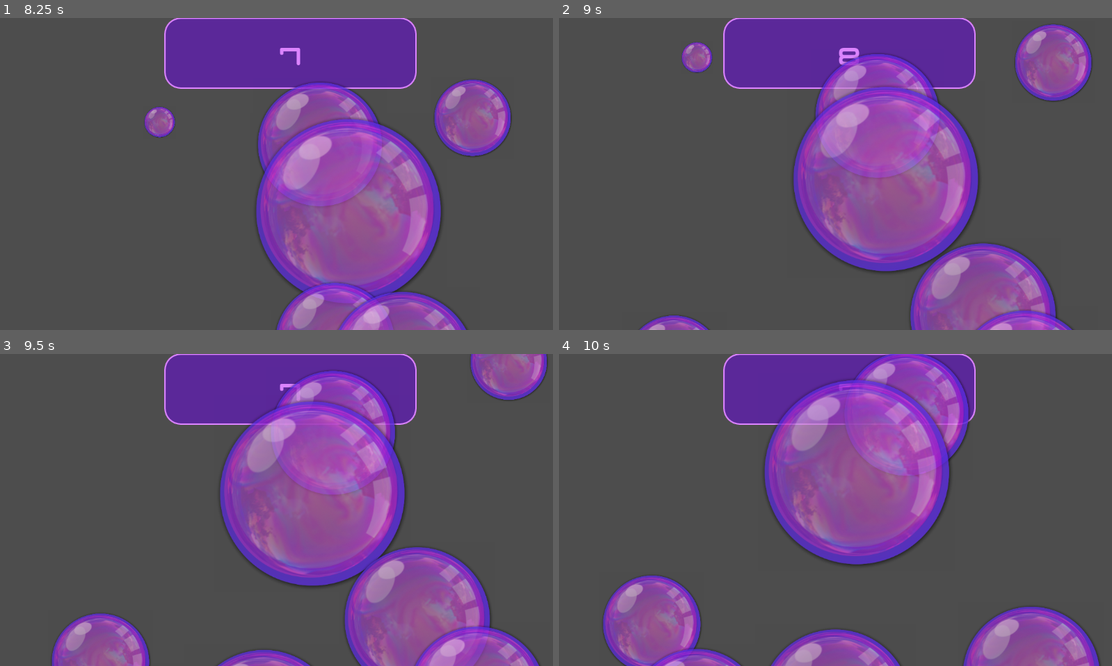
Above: before the commit, frames 1-4 (two rows, left to right).
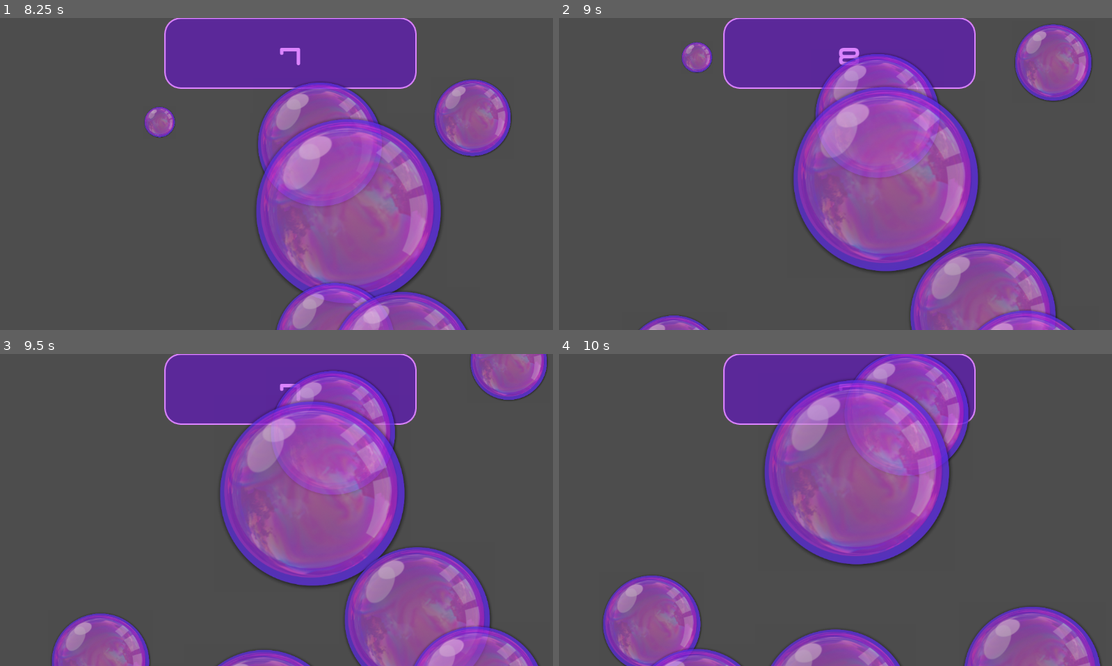
Above: after the commit, the same moments.

Repository: rlubke/bubble-pop
Game: Godot game, scene res://Main/Main.tscn
Same seed, same stepped clock (60 frames per second), same inputs: the game is played once before the commit and once after it.
Inputs (mouse positions are in pixels of both pictures, inside the frame that each line leads up to):
- Up to frame 1 (8.25 s): tap Enter at 0.5 s; move the mouse to (398, 158) at 0.52 s; click (398, 158) at 0.67 s; move the mouse to (165, 189) at 1.27 s; click (165, 189) at 1.42 s; move the mouse to (431, 308) at 2.02 s; click (431, 308) at 2.17 s; move the mouse to (232, 242) at 2.77 s; click (232, 242) at 2.92 s; move the mouse to (77, 174) at 3.52 s; click (77, 174) at 3.67 s; move the mouse to (342, 295) at 4.27 s; click (342, 295) at 4.42 s; move the mouse to (304, 174) at 5.02 s; click (304, 174) at 5.17 s; move the mouse to (293, 317) at 5.77 s; click (293, 317) at 5.92 s; move the mouse to (171, 273) at 6.52 s; click (171, 273) at 6.67 s; move the mouse to (248, 301) at 7.27 s; click (248, 301) at 7.42 s; move the mouse to (149, 276) at 8.02 s; click (149, 276) at 8.17 s
- Up to frame 2 (9 s): move the mouse to (901, 317) at 8.77 s; click (901, 317) at 8.92 s
- Up to frame 3 (9.5 s): no input
- Up to frame 4 (10 s): move the mouse to (973, 619) at 9.52 s; click (973, 619) at 9.67 s

Frame 1 is identical in both runs. In frame 2, less than 0.1% of the frame differs, in the area x 75-93%, y 93-100%; in frame 3, 0.2%; in frame 4, 0.3%, in the area x 73-98%, y 81-100%.

Commit message:
Fix minor logic issue.

Diff:
--- a/Code/Bubble/Bubble.gd
+++ b/Code/Bubble/Bubble.gd
@@ -95,7 +95,7 @@
 			update_max_horizontal_translation()
 			position.x = curX + 1;
 
-	if translation_direction == TRANS_RIGHT:
+	elif translation_direction == TRANS_RIGHT:
 		if curX + sprite_half_length + 1 >= get_viewport().size.x:
 			translation_direction = TRANS_LEFT
 			# on direction change, vary max translation
